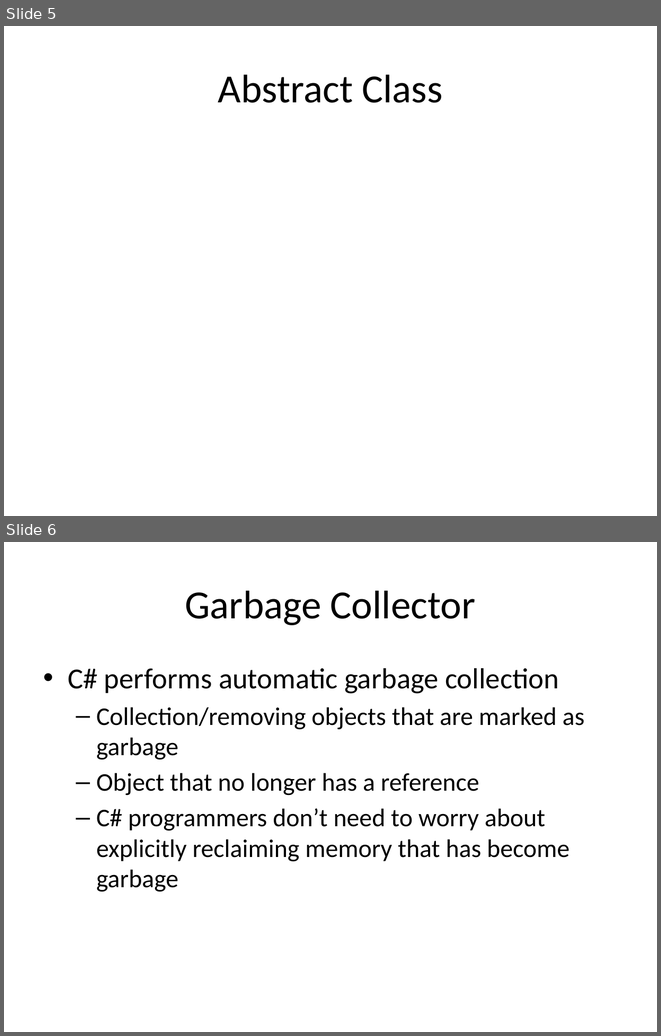
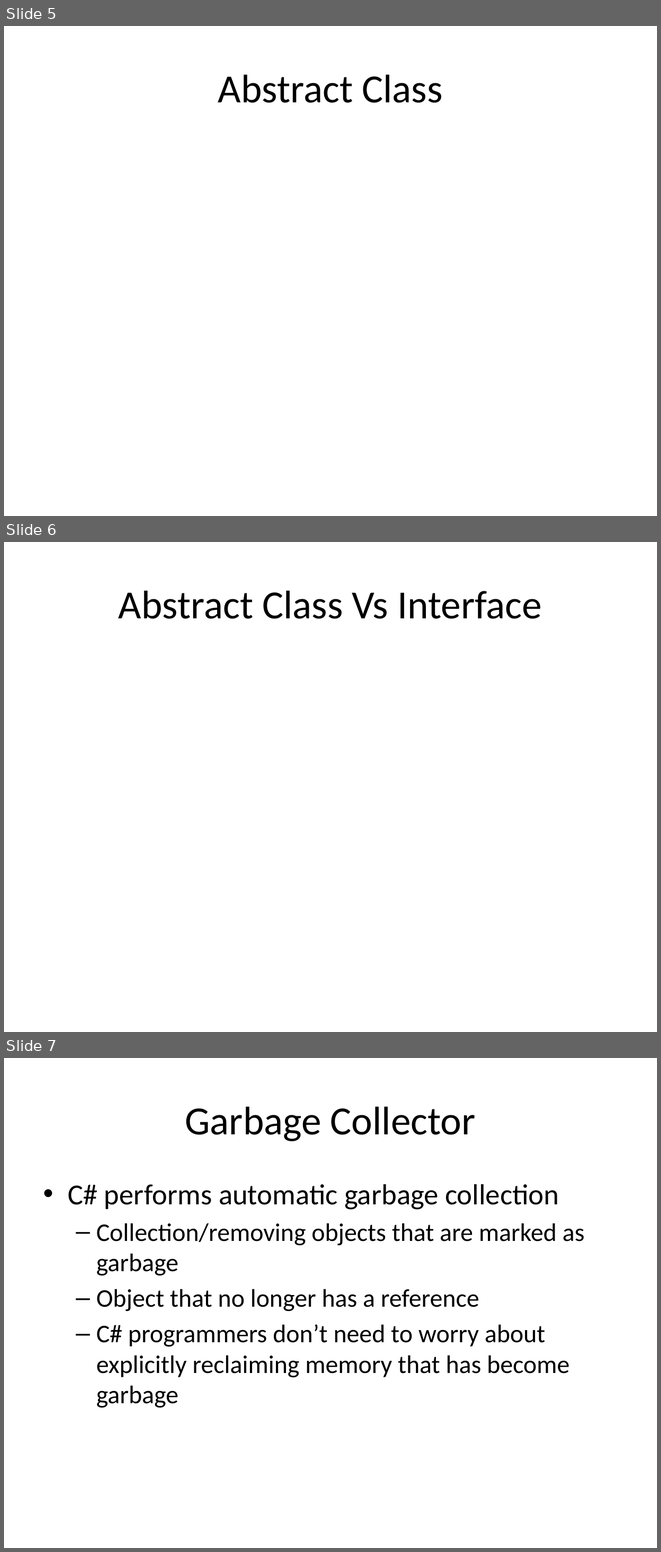
Before and after one commit to isurup/kalle-martin-group, a slide deck: OOPExam/01 Class, Abstract Class and Interfaces.pptx. Shown one above the other, each under a label of ours: slides 5 and 6 before the commit, slides 5, 6 and 7 after it. The pictures are 661x1036 and 661x1552 pixels, drawn with LibreOffice and Linux fonts; fonts in the diff are those of the drawing. Boxes give left, top, right and bottom in pixels: in the first picture for what was removed or moved away, otherwise in the second. Text is boxed around its words. In the diff, an @@ line names an element or a change of style, - is before the commit and + after.

```diff
--- a/OOPExam/01 Class, Abstract Class and Interfaces.pptx
+++ b/OOPExam/01 Class, Abstract Class and Interfaces.pptx
@@ slide 6 added at (x1=4, y1=542, x2=657, y2=1032), background #FFFFFF @@
@@ title added at (x1=118, y1=590, x2=542, y2=619), 44 pt, text #000000 @@
+Abstract Class Vs Interface
@@ what was slide 6 is now slide 7 @@
```
Also in this commit, not shown: 1 slide changed.
